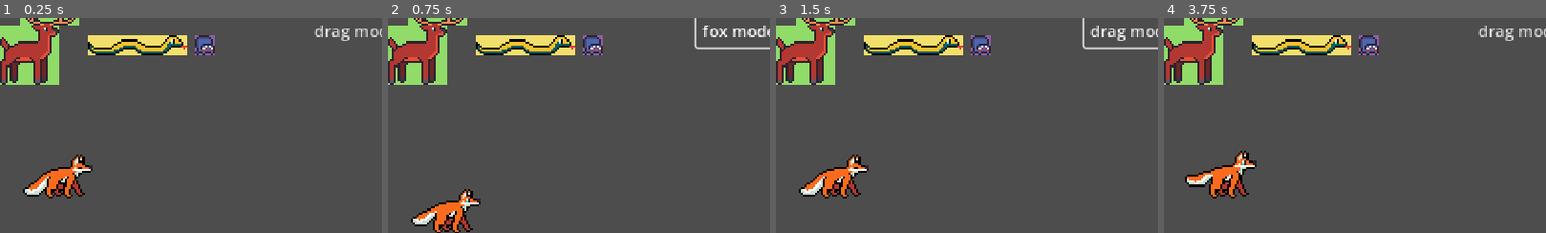
Above: before the commit, frames 1-4 (left to right).
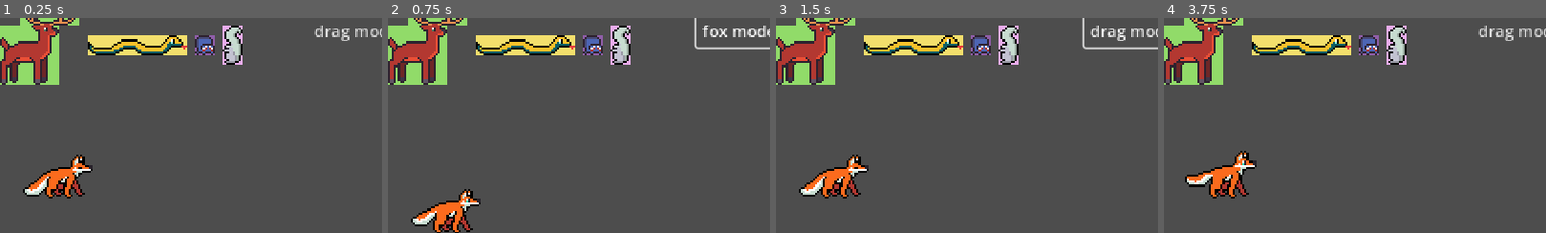
Above: after the commit, the same moments.

Repository: mango-gremlin/arch-enemies
Game: Godot game, scene res://bridges/scenes/Grid.tscn
Two runs of this game, one before a commit and one after it. Both use one fixed random seed, a clock stepped at 60 frames per second and the inputs below. This scene is started directly instead of the project's main scene.
Inputs (mouse positions are % of the whole screen's width and height, from its top left):
- Up to frame 1 (0.25 s): no input
- Up to frame 2 (0.75 s): click "drag mode" at 0.5 s
- Up to frame 3 (1.5 s): click "fox mode" at 1.25 s
- Up to frame 4 (3.75 s): click "One Step Back" at 2 s; click "Reset" at 2.75 s; move the mouse to (72, 45) at 3.52 s; press the mouse at (72, 45) at 3.53 s; hold D (move_right) from 3.53 s (still down)
The pictures show only the part of the screen within x 0-50%, y 3-53%; the shares and areas given below are measured in that part.

The runs differ from the first frame. In frame 1, 0.9% of the frame differs, in the area x 58-64%, y 3-22%; in frame 2, 0.9%; in frame 3, 0.9%; in frame 4, 0.9%.
Error after the commit: Parse Error: Expected ":" after function declaration. (res://bridges/script/grid_drag.gd:155)

Commit message:
implement everything but functionality

Diff:
--- a/Arch-enemies/bridges/scenes/Grid.tscn
+++ b/Arch-enemies/bridges/scenes/Grid.tscn
@@ -9,6 +9,7 @@
 [ext_resource type="Texture2D" uid="uid://cw66eehxwh20w" path="res://assets/art/objects/bridge_snake.png" id="7_jp1m1"]
 [ext_resource type="Texture2D" uid="uid://bax18833oqune" path="res://bridges/assets/red.png" id="8_6e2b2"]
 [ext_resource type="Texture2D" uid="uid://desp8tcpswyl4" path="res://assets/art/objects/bridge_spider.png" id="8_rtjqf"]
+[ext_resource type="Texture2D" uid="uid://diwvqonlr6748" path="res://assets/art/objects/bridge_squirrel.png" id="11_a366g"]
 [ext_resource type="Script" path="res://bridges/scenes/toggle_build_fox_mode.gd" id="12_o1ngo"]
 [ext_resource type="Script" path="res://bridges/script/grid_drag.gd" id="12_re1q8"]
 [ext_resource type="PackedScene" uid="uid://dvgr170gyuhpq" path="res://bridges/scenes/player.tscn" id="12_y7gdk"]
@@ -652,6 +653,13 @@
 stretch_mode = 3
 script = ExtResource("12_re1q8")
 
+[node name="Squirrel_Item" type="TextureRect" parent="Grid/Control/Animal_Inventory"]
+layout_mode = 2
+tooltip_text = "SQUIRREL"
+texture = ExtResource("11_a366g")
+stretch_mode = 3
+script = ExtResource("12_re1q8")
+
 [node name="Drag_or_Fox" type="CheckButton" parent="Grid/Control"]
 layout_mode = 0
 offset_left = 155.0
--- a/Arch-enemies/bridges/script/grid.gd
+++ b/Arch-enemies/bridges/script/grid.gd
@@ -195,6 +195,9 @@
 			for position in new_allowed:
 				if(grid[x + position.x][y - position.y] == ENTITY_TYPES.AIR):
 					grid[x + position.x][y - position.y] = ENTITY_TYPES.ALLOWED
+		"SQUIRREL":
+			# TODO Squirrel
+			var new_allowed
 	#Whenever we change the grid, i.e. update it, we have to track that here
 	state += 1
 	#This allows us to track the previous states and return to them
@@ -272,6 +275,9 @@
 func _on_spider_item_need_grid():
 	current_grid.emit(grid)
 
+func _on_squirrel_item_need_grid():
+	current_grid.emit(grid)
+
 func _on_drag_grid_update_grid(pos, data):
 	update_grid(pos, data)
 
@@ -284,6 +290,9 @@
 func _on_spider_item_update_grid(pos, data):
 	update_grid(pos, data)
 
+func _on_squirrel_item_update_grid(pos, data):
+	update_grid(pos, data)
+
 func _on_drag_grid_dragging_done():
 	make_invisible()
 
@@ -306,6 +315,12 @@
 	make_invisible()
 
 func _on_spider_item_is_dragging():
+	make_visible()
+
+func _on_squirrel_item_dragging_done():
+	make_invisible()
+
+func _on_squirrel_item_is_dragging():
 	make_visible()
 
 func _on_reset_pressed():
--- a/Arch-enemies/bridges/script/grid_drag.gd
+++ b/Arch-enemies/bridges/script/grid_drag.gd
@@ -59,6 +59,9 @@
 				"SPIDER":
 					preview.set_size(Vector2(10, 10))
 					preview.tooltip_text = "SPIDER"
+				"SQUIRREL":
+					preview.set_size(Vector2(10, 20))
+					preview.tooltip_text = "SQUIRREL"
 
 		c.set_global_position(Vector2i(0, 0))
 
@@ -87,6 +90,8 @@
 			is_allowed = is_snake_allowed(pos)
 		"SPIDER":
 			is_allowed = is_spider_allowed(pos)
+		"SQUIRREL":
+			is_allowed = is_squirrel_allowed(pos)
 
 	return is_allowed
 
@@ -146,3 +151,7 @@
 		if(is_free):
 			is_allowed = true
 	return is_allowed
+
+func is_squirrel_allowed(pos)
+	var is_allowed = false
+	return is_allowed
Not shown: 1 places in Arch-enemies/bridges/scenes/Grid.tscn that only renumber resources
